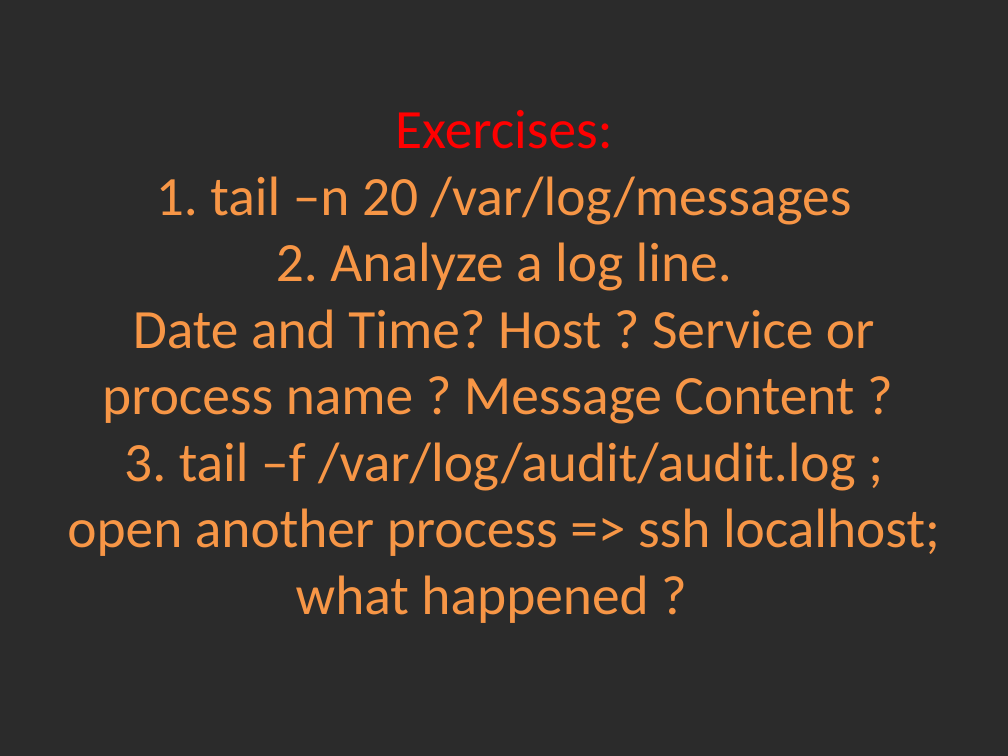
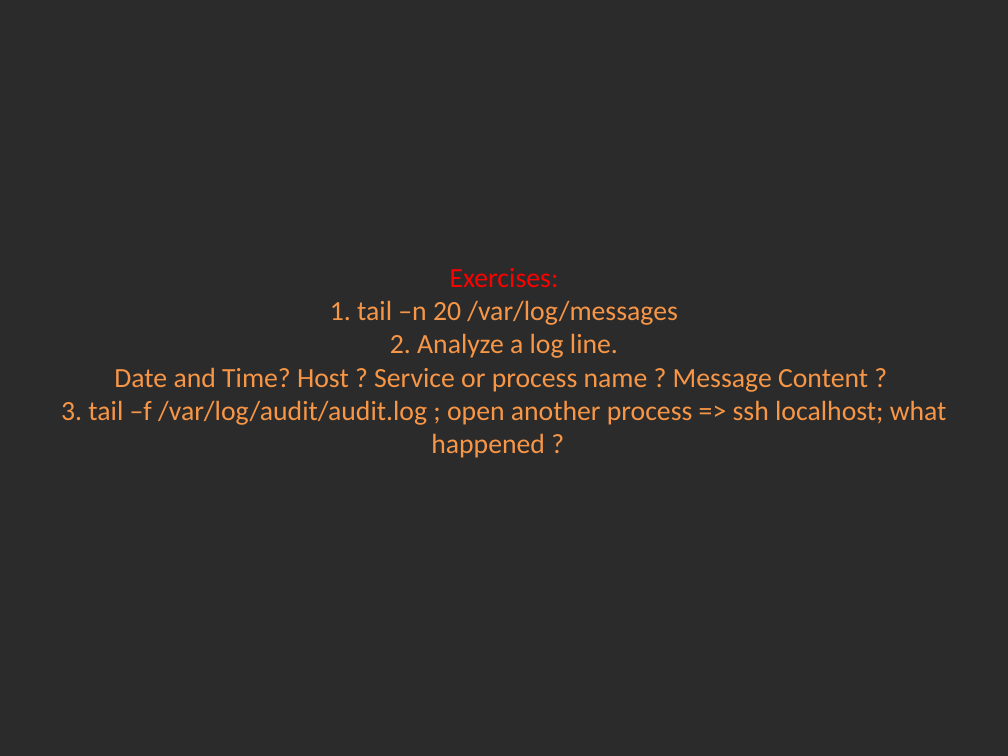
Before and after one commit to Academy-Soft-Intellect/Linux-Course, a slide deck: slide 3 of 11.Logging/11-Logging.pptx. Drawn at 1008x756 pixels with LibreOffice and Linux fonts; fonts in the diff are those of the drawing; background and template pictures are left out; a plain dark background stands for a picture behind light text. Boxes give left, top, right and bottom in pixels: in the first picture for what was removed or moved away, otherwise in the second. Text is boxed around its words. In the diff, an @@ line names an element or a change of style, - is before the commit and + after.

```diff
--- a/11.Logging/11-Logging.pptx
+++ b/11.Logging/11-Logging.pptx
@@ title "Exercises: 1. tail –n 20 ..." at <box>61,268,947,458</box>: size 39.6 to 19.8 pt @@
```
Also in this commit, not shown: 3 slides added, 1 slide removed.
